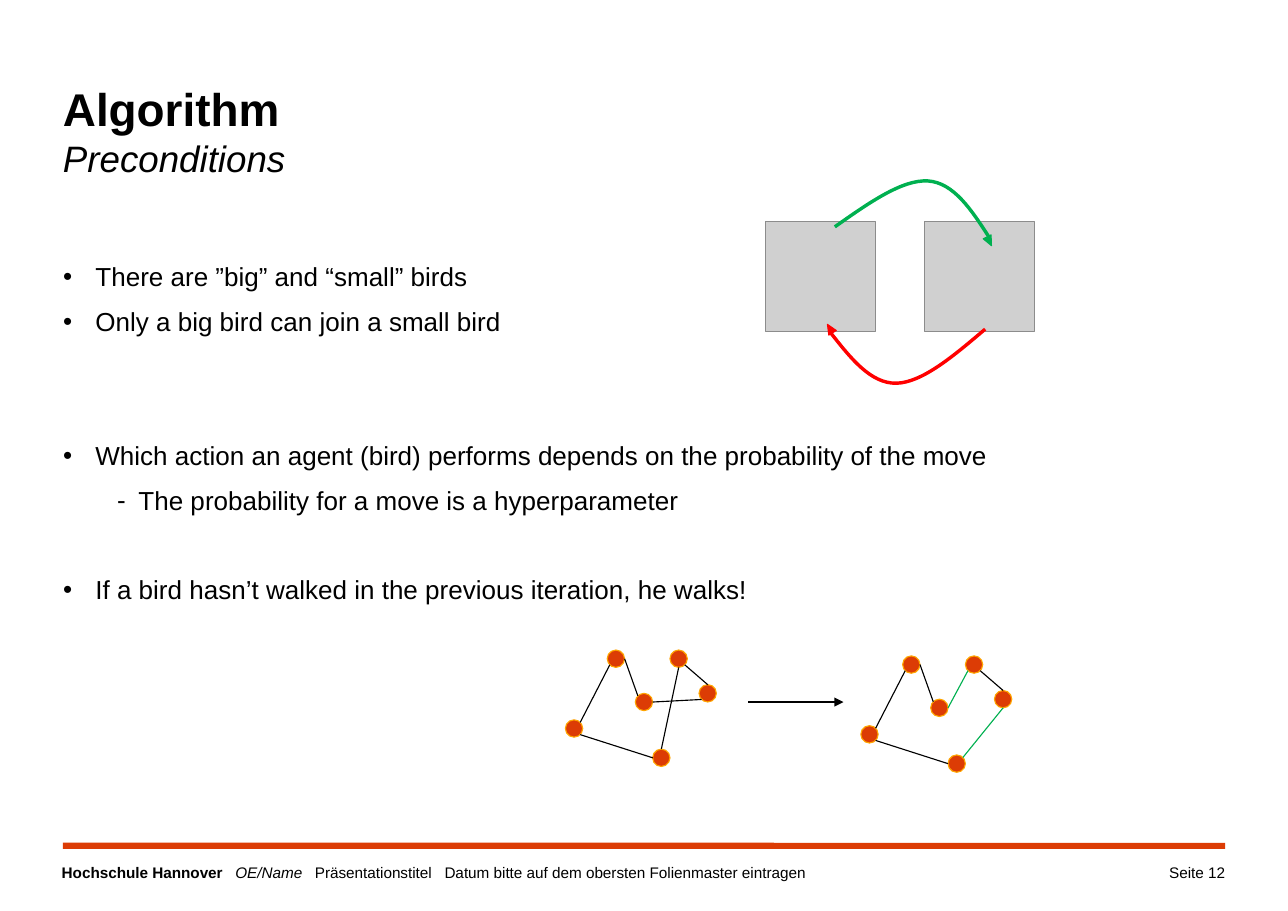
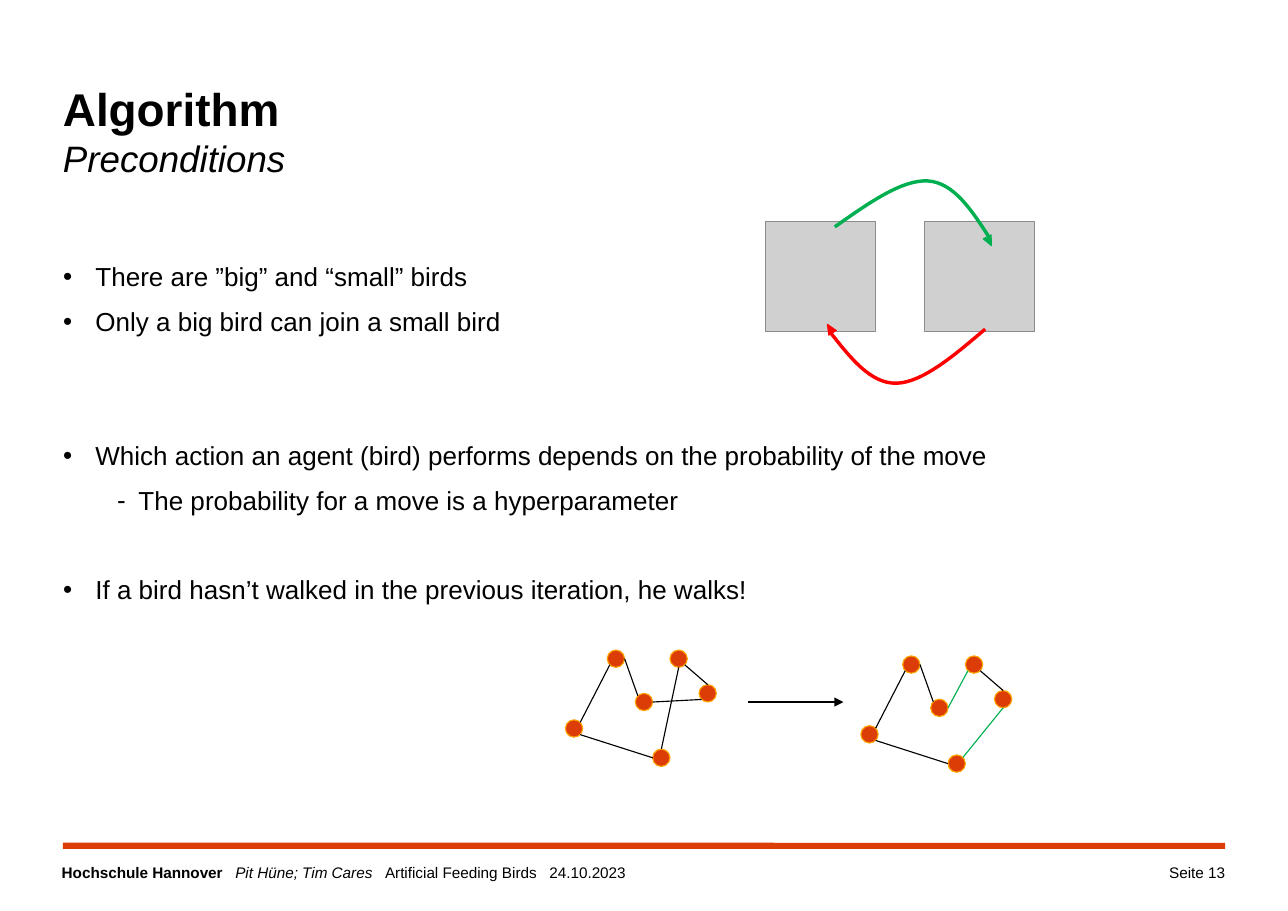
Before and after one commit to TimCares/AFB-Metaheuristic, a slide deck: slide 13 of doc/algorithm.pptx (slide 12 before the commit). Drawn at 1288x911 pixels with LibreOffice and Linux fonts; fonts in the diff are those of the drawing; grey boxes stand for pictures; background and template pictures are left out. Boxes give left, top, right and bottom in pixels: in the first picture for what was removed or moved away, otherwise in the second. Text is boxed around its words. In the diff, an @@ line names an element or a change of style, - is before the commit and + after.

```diff
--- a/doc/algorithm.pptx
+++ b/doc/algorithm.pptx
@@ text at <box>62,867,625,881</box>: text changed @@
-Hochschule Hannover OE/Name Präsentationstitel Datum bitte auf dem obersten Folienmaster eintragen
+Hochschule Hannover Pit Hüne; Tim Cares Artificial Feeding Birds 24.10.2023
@@ page number at <box>1169,867,1225,878</box>: text changed @@
-Seite 12
+Seite 13
```
Also in this commit, not shown: 14 other slides changed, 2 slides added.
